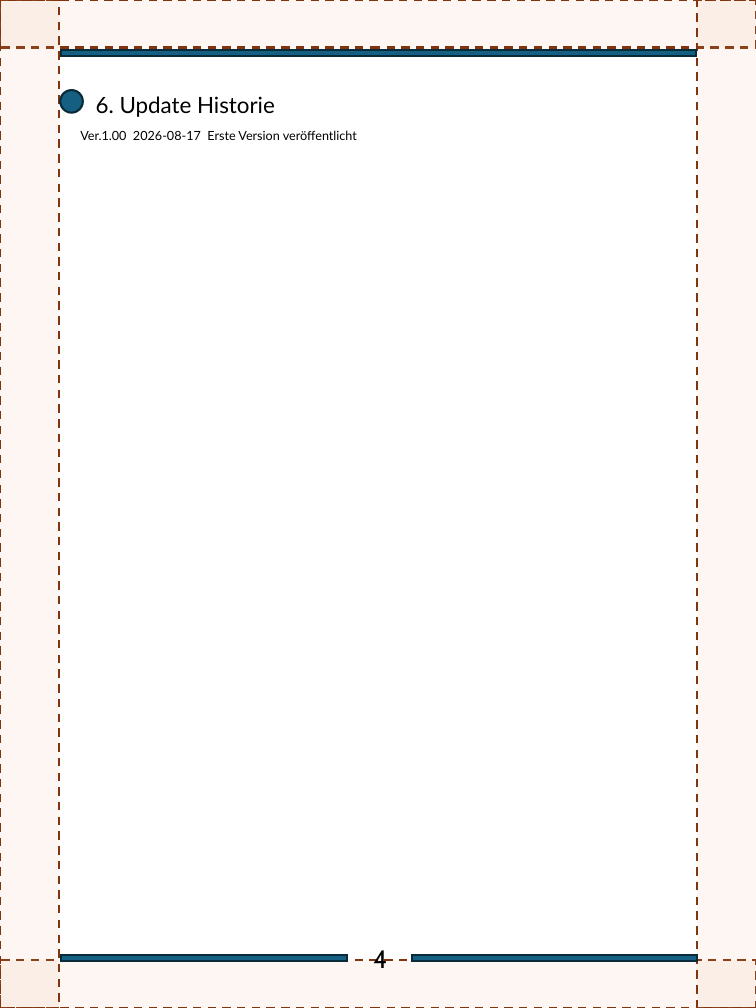
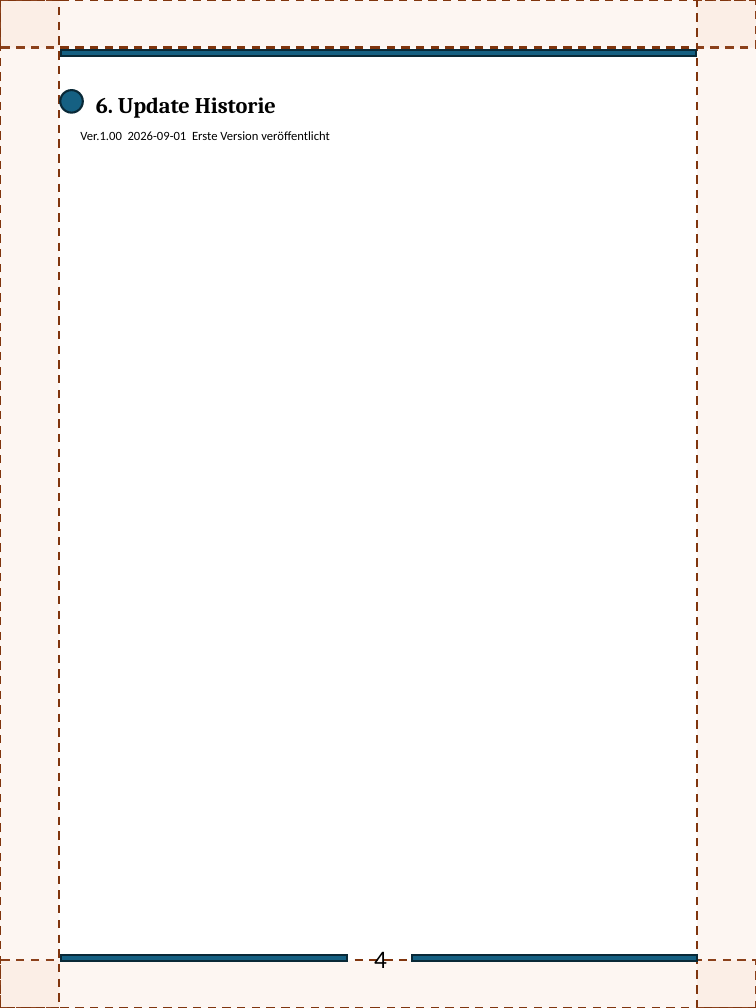
Before and after one commit to FlexChromaHQ/FlexChroma, a slide deck: slide 5 of Documents/Original/FlexChroma_Tour_Guide_DE.pptx. Drawn at 756x1008 pixels with LibreOffice and Linux fonts; fonts in the diff are those of the drawing. Boxes give left, top, right and bottom in pixels: in the first picture for what was removed or moved away, otherwise in the second. Text is boxed around its words. In the diff, an @@ line names an element or a change of style, - is before the commit and + after.

```diff
--- a/Documents/Original/FlexChroma_Tour_Guide_DE.pptx
+++ b/Documents/Original/FlexChroma_Tour_Guide_DE.pptx
@@ text "6. Update Historie" at box(96, 97, 276, 118): font Lato to Cambria, bold on @@
@@ text at box(80, 131, 330, 140): text changed; font Lato to Calibri @@
-Ver.1.00 2026-08-17 Erste Version veröffentlicht
+Ver.1.00 2026-09-01 Erste Version veröffentlicht
@@ text "4" at box(374, 951, 387, 968): font Cabin to Calibri @@
```
Also in this commit, not shown: 4 other slides changed, 4 slides added, 4 other files.
